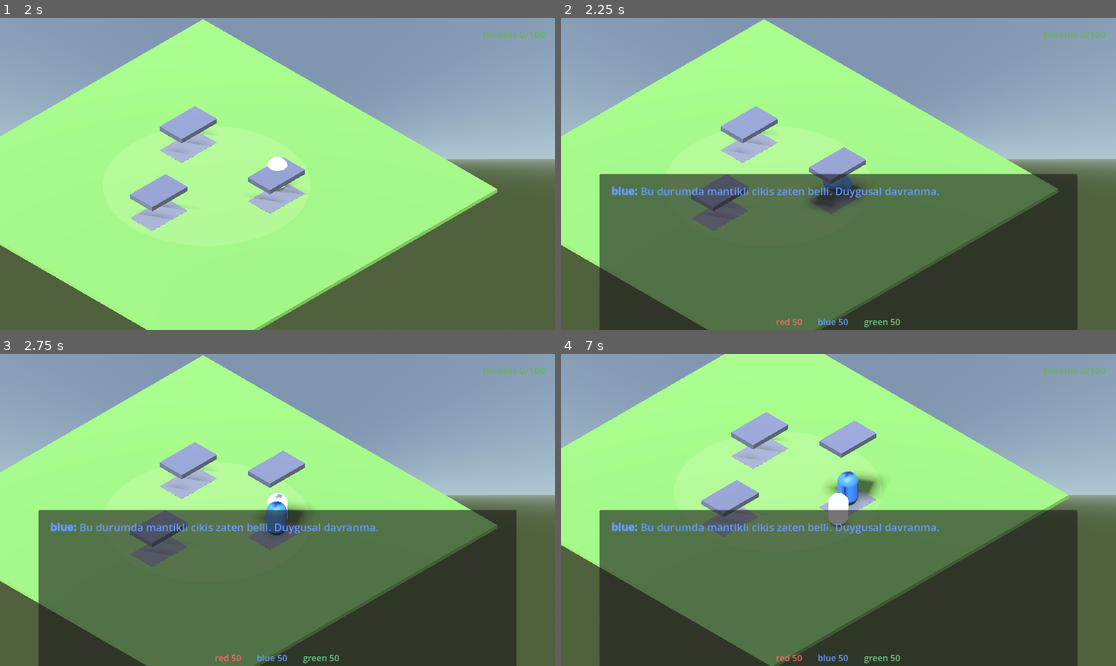
Above: before the commit, frames 1-4 (two rows, left to right).
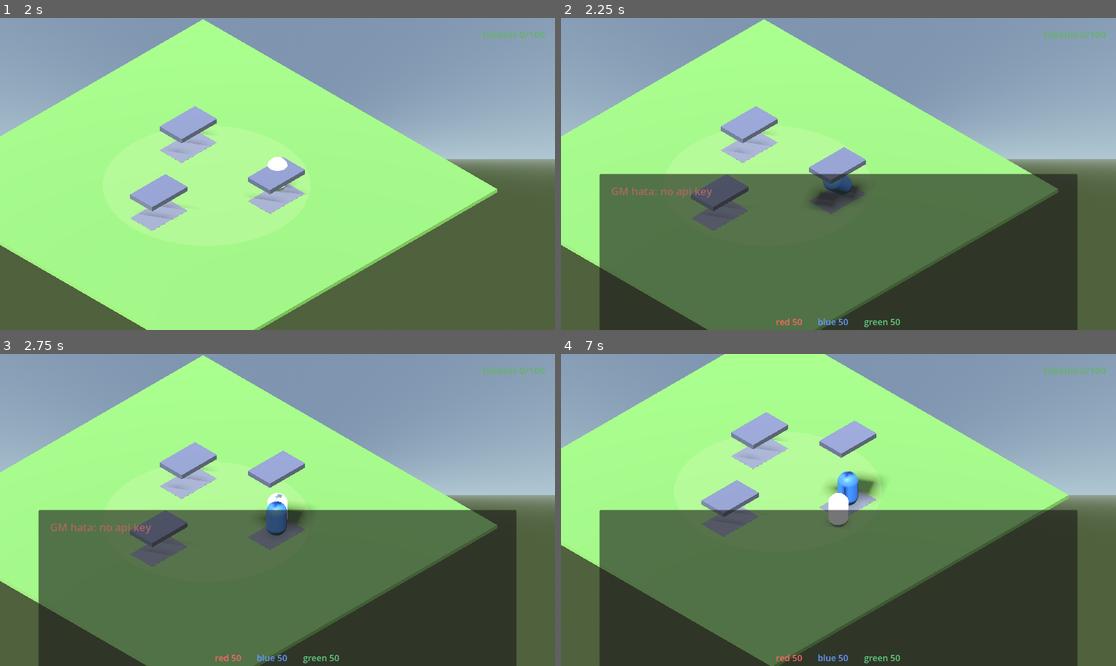
Above: after the commit, the same moments.

Repository: gokselozgur5/goske
Game: Godot game, scene res://main.tscn
The game is run twice, just before and just after one commit, with the same random seed, the same clock (stepped at 60 frames per second) and the same inputs.
Inputs (mouse positions are in pixels of both pictures, inside the frame that each line leads up to):
- Up to frame 1 (2 s): tap Enter (ui_accept) at 0.5, 0.77 s; move the mouse to (399, 158) at 0.52 s; hold Right (ui_right) 0.53-1.25 s; tap Space at 0.6 s; click (399, 158) at 0.67 s; drag from (166, 189) to (249, 236) at 1.27 s
- Up to frame 2 (2.25 s): tap Enter (ui_accept) at 2 s; move the mouse to (894, 105) at 2.02 s; hold Right (ui_right) from 2.03 s (still down); tap Backspace at 2.1 s
- Up to frame 3 (2.75 s): keep holding Right (ui_right)
- Up to frame 4 (7 s): release Right (ui_right) at 2.75 s; drag from (810, 572) to (672, 463) at 2.77 s; tap Enter (ui_accept) at 3.5, 3.77, 5, 6.5, 6.77 s; move the mouse to (1005, 556) at 3.52 s; hold Left (ui_left) 3.53-4.25 s; tap Ctrl at 3.6 s; tap Escape (ui_cancel) at 4.15 s; drag from (672, 463) to (755, 432) at 4.27 s; move the mouse to (866, 510) at 5.02 s; hold Down (ui_down) 5.03-5.75 s; tap Delete at 5.1 s; click (866, 510) at 5.17 s; drag from (755, 432) to (727, 525) at 5.77 s; move the mouse to (960, 494) at 6.52 s; hold Up (ui_up) from 6.53 s (still down); tap Tab at 6.6 s

Frame 1 is identical in both runs. In frame 2, 0.8% of the frame differs, in the area x 9-69%, y 53-58%; in frame 3, 0.8%; in frame 4, 0.7%.

Commit message:
refactor: single Game Master LLM call instead of per-alter parallel
Rename llm_client.gd -> game_master.gd. One LLM acts as FRP/DM
director: decides who speaks each turn, manages world events, handles
all characters (alters + future NPCs) from one structured JSON response.

- Single API call per turn instead of N parallel
- Response: {speakers: [{id, line, trust_delta}], world_events, narration}
- Conversation parses multi-speaker turn into history + applies events
- main.tscn: LLMClient -> GameMaster node, drop stale uid in ext_resource
- History stripped to {role, content} before send (Anthropic rejects extras)
- world_state context (trust, exhaustion, unlocked, silenced) sent each turn

Diff:
--- a/conversation.gd
+++ b/conversation.gd
@@ -1,13 +1,9 @@
 extends Control
 
-# Multi-alter conversation. Bir alter trigger ettiginde tum alter'lar
-# katilir (manifesto: alter'lar zihindeki sesler). Cikis sadece ESC.
-
-const FALLBACK_LINES := {
-	"red": "Soylemen gerekeni soylemiyorsun. Ben soyleyebilirim.",
-	"blue": "Bu durumda mantikli cikis zaten belli. Duygusal davranma.",
-	"green": "Belki herkes iyi niyetlidir. Gormek istemedigin yer orasi.",
-}
+# Conversation UI + Game Master entegrasyonu.
+# Tek API call, GM tum karakterleri yonetir, multi-speaker response.
+
+const FALLBACK_GREETING := "..."
 
 @onready var history_label: RichTextLabel = $Panel/Margin/VBox/HistoryScroll/History
 @onready var input_line: LineEdit = $Panel/Margin/VBox/InputLine
@@ -16,19 +12,17 @@
 @onready var trust_green: Label = $Panel/Margin/VBox/TrustBar/TrustGreen
 
 var participants: Array[String] = []
-# history entry: {"role": "user|assistant", "content": "...", "alter_id": ""}
+# history entry: {role, content, alter_id}
 var history: Array = []
-# Daha once initial line atan alter'lar - aciliylikta tekrar atmasin
 var greeted_alters: Array[String] = []
 
 func _ready() -> void:
 	add_to_group("conversation_ui")
 	hide()
 	input_line.text_submitted.connect(_on_user_submit)
-	# Trust state degisikligini dinle
-	call_deferred("_connect_trust_signal")
-
-func _connect_trust_signal() -> void:
+	call_deferred("_connect_state_signals")
+
+func _connect_state_signals() -> void:
 	var gs := get_tree().get_first_node_in_group("game_state")
 	if gs:
 		if not gs.trust_changed.is_connected(_on_trust_changed):
@@ -40,43 +34,6 @@
 	_refresh_all_trust_labels()
 	_refresh_exhaustion_label()
 
-func _on_exhaustion_changed(new_value: int) -> void:
-	_refresh_exhaustion_label()
-
-func _refresh_exhaustion_label() -> void:
-	var ex_label: Label = get_node_or_null("/root/Main/UI/ExhaustionLabel")
-	if ex_label == null:
-		return
-	var gs := get_tree().get_first_node_in_group("game_state")
-	if gs == null:
-		return
-	ex_label.text = "tukenis %d/100" % gs.exhaustion
-	# Renk degisimi: dusuk yesilimsi, yuksek kirmizimsi
-	var t: float = float(gs.exhaustion) / 100.0
-	ex_label.add_theme_color_override("font_color", Color(0.4 + t * 0.6, 0.7 - t * 0.4, 0.4 - t * 0.3, 1.0))
-
-func _on_alter_silenced(alter_id: String) -> void:
-	# Konusma history'sine bildirim, participants'tan cikar
-	if visible:
-		history_label.append_text("[color=#888888]— %s alter sessizlesti, kapsule geri kapandi —[/color]\n" % alter_id)
-	participants.erase(alter_id)
-
-func _on_trust_changed(alter_id: String, new_value: int) -> void:
-	_set_trust_label(alter_id, new_value)
-
-func _refresh_all_trust_labels() -> void:
-	var gs := get_tree().get_first_node_in_group("game_state")
-	if gs == null:
-		return
-	for aid in ["red", "blue", "green"]:
-		_set_trust_label(aid, gs.get_trust(aid))
-
-func _set_trust_label(alter_id: String, value: int) -> void:
-	match alter_id:
-		"red": if trust_red: trust_red.text = "red %d" % value
-		"blue": if trust_blue: trust_blue.text = "blue %d" % value
-		"green": if trust_green: trust_green.text = "green %d" % value
-
 func _unhandled_input(event: InputEvent) -> void:
 	if visible and event.is_action_pressed("ui_cancel"):
 		close()
@@ -85,7 +42,7 @@
 func is_open() -> bool:
 	return visible
 
-# Bir alter trigger eder, tum alter'lar conversation'a katilir
+# Pod acildiginda cagrilir
 func start_with_trigger(triggering_alter_id: String) -> void:
 	if visible:
 		return
@@ -99,61 +56,110 @@
 		if a.alter_id != triggering_alter_id:
 			if gs == null or (gs.is_unlocked(a.alter_id) and not gs.is_silenced(a.alter_id)):
 				ordered_ids.append(a.alter_id)
-	var llm := get_node_or_null("/root/Main/LLMClient")
 	for aid in ordered_ids:
 		if aid in greeted_alters:
-			# Zaten konusmus, sadece participant olarak restore
 			if not aid in participants:
 				participants.append(aid)
 		else:
-			# Yeni alter, ilk satirini iste
-			_request_initial(aid, llm)
-
-func _request_initial(alter_id: String, llm) -> void:
-	if llm == null:
-		_add_participant_with_initial(alter_id, FALLBACK_LINES.get(alter_id, "..."))
-		return
-	var ctx := _context_for(alter_id)
+			# Yeni alter — GM'ye "X uyandi, ne diyor?" tarzi otomatik mesaj
+			_request_alter_awakening(aid)
+			participants.append(aid)
+			greeted_alters.append(aid)
+
+func _request_alter_awakening(alter_id: String) -> void:
+	var gm := get_node_or_null("/root/Main/GameMaster")
+	if gm == null:
+		_append_alter_line(alter_id, FALLBACK_GREETING)
+		return
+	# History'e bir "kanka" mesaji koymadan, tek seferlik trigger
+	var temp_history: Array = history.duplicate()
+	temp_history.append({
+		"role": "user",
+		"content": "[%s alter henuz uyandi (kapsulden cikti). SADECE %s konussun, ilk sozunu soylesin.]" % [alter_id, alter_id],
+	})
+	gm.request_turn(temp_history, _world_state(), _on_gm_turn)
+
+func _on_gm_turn(turn: Dictionary, error: String) -> void:
+	if not is_open():
+		return
+	if error != "":
+		history_label.append_text("[color=#aa6666]GM hata: %s[/color]\n" % error)
+		return
+	# Speakers
+	var speakers: Array = turn.get("speakers", [])
+	for sp in speakers:
+		var sid: String = str(sp.get("id", ""))
+		var line: String = str(sp.get("line", ""))
+		var trust_delta: int = int(sp.get("trust_delta", 0))
+		if sid == "" or line == "":
+			continue
+		_append_alter_line(sid, line)
+		if trust_delta != 0:
+			_apply_trust_delta(sid, trust_delta)
+	# Narration (opsiyonel) — narrator speaker olarak history'e ekle
+	var narration: String = str(turn.get("narration", "")).strip_edges()
+	if narration != "":
+		_append_alter_line("narrator", narration)
+	# World events
+	var events: Array = turn.get("world_events", [])
+	var gs := get_tree().get_first_node_in_group("game_state")
+	for ev in events:
+		_apply_world_event(ev, gs)
+	# Default tukenis (GM event vermediyse) — alter konustuysa exhaustion +5 per speaker
+	if gs and not _events_have_exhaustion(events) and speakers.size() > 0:
+		gs.add_exhaustion(gs.EXHAUSTION_PER_RESPONSE * speakers.size())
+
+func _events_have_exhaustion(events: Array) -> bool:
+	for ev in events:
+		if ev.get("type", "") == "exhaustion_delta":
+			return true
+	return false
+
+func _apply_world_event(ev: Dictionary, gs) -> void:
+	if gs == null:
+		return
+	var t: String = str(ev.get("type", ""))
+	match t:
+		"exhaustion_delta":
+			var amt: int = int(ev.get("amount", 0))
+			if amt != 0:
+				gs.add_exhaustion(amt)
+		"npc_affected":
+			# NPC sistemi henuz yok - log
+			print("[GM] npc_affected: ", ev)
+		_:
+			print("[GM] bilinmeyen world_event: ", ev)
+
+func _apply_trust_delta(alter_id: String, delta: int) -> void:
+	if delta == 0:
+		return
 	var gs := get_tree().get_first_node_in_group("game_state")
 	if gs:
-		gs.record_alter_engagement(alter_id)
-	llm.request_alter_line(alter_id, ctx, _on_initial_response)
-
-func _on_initial_response(alter_id: String, raw: String, error: String) -> void:
-	if not is_open():
-		return
-	if error != "" or raw == "":
-		_add_participant_with_initial(alter_id, FALLBACK_LINES.get(alter_id, "..."))
-		return
-	var parsed := _parse_alter_response(raw)
-	_add_participant_with_initial(alter_id, parsed["line"])
-	_apply_trust_delta(alter_id, parsed["trust_delta"])
-
-func _add_participant_with_initial(alter_id: String, initial_line: String) -> void:
-	if alter_id in participants:
-		return
-	participants.append(alter_id)
-	if not alter_id in greeted_alters:
-		greeted_alters.append(alter_id)
-	_append_alter_line(alter_id, initial_line)
+		gs.adjust_trust(alter_id, delta)
+
+func close() -> void:
+	hide()
+	participants.clear()
 
 func _open_ui() -> void:
-	# History korunur — label'i tazele
 	history_label.clear()
 	for entry in history:
 		var aid: String = entry.get("alter_id", "")
+		# History'de content "[X alter]: ..." prefix'li, sadece line kismini cikar
+		var raw_content: String = str(entry["content"])
+		var line_only: String = raw_content
+		var idx := raw_content.find("]: ")
+		if idx != -1:
+			line_only = raw_content.substr(idx + 3)
 		if aid == "":
-			history_label.append_text("[color=#dddddd][b]kanka:[/b] %s[/color]\n" % entry["content"])
+			history_label.append_text("[color=#dddddd][b]kanka:[/b] %s[/color]\n" % raw_content)
+		elif aid == "narrator":
+			history_label.append_text("[color=#d4c5a0][i]%s[/i][/color]\n" % line_only)
 		else:
 			var color := _color_for_alter(aid)
-			history_label.append_text("[color=%s][b]%s:[/b] %s[/color]\n" % [color, aid, entry["content"]])
+			history_label.append_text("[color=%s][b]%s:[/b] %s[/color]\n" % [color, aid, line_only])
 	show()
 	input_line.grab_focus()
-
-func close() -> void:
-	hide()
-	participants.clear()
-	# history korunur — alter'lar bir sonraki acilista hatirlasin
 
 func _on_user_submit(text: String) -> void:
 	var trimmed := text.strip_edges()
@@ -166,16 +172,23 @@
 	if participants.is_empty():
 		return
 	_append_user_line(trimmed)
-	var llm := get_node_or_null("/root/Main/LLMClient")
-	if llm == null:
-		return
-	var gs := get_tree().get_first_node_in_group("game_state")
-	for alter_id in participants:
-		if gs and gs.is_silenced(alter_id):
-			continue
-		var hist := _build_history_for(alter_id)
-		var ctx := _context_for(alter_id)
-		llm.request_alter_response(alter_id, hist, ctx, _on_alter_response)
+	var gm := get_node_or_null("/root/Main/GameMaster")
+	if gm == null:
+		return
+	gm.request_turn(history, _world_state(), _on_gm_turn)
+
+func _world_state() -> Dictionary:
+	var gs := get_tree().get_first_node_in_group("game_state")
+	if gs == null:
+		return {}
+	return {
+		"trust": gs.alter_trust,
+		"exhaustion": gs.exhaustion,
+		"unlocked_alters": gs.unlocked_alters,
+		"silenced_alters": gs.silenced_alters,
+		"comfort_exits": gs.comfort_exits,
+		"play_seconds": gs.play_seconds(),
+	}
 
 func _reset_conversation() -> void:
 	history.clear()
@@ -188,88 +201,62 @@
 			gs.alter_trust[aid] = gs.TRUST_DEFAULT
 			gs.trust_changed.emit(aid, gs.TRUST_DEFAULT)
 
-func _on_alter_response(alter_id: String, raw: String, error: String) -> void:
-	if not is_open():
-		return
-	if error != "":
-		_append_alter_line(alter_id, "(hata: %s)" % error)
-		return
-	var parsed := _parse_alter_response(raw)
-	_append_alter_line(alter_id, parsed["line"])
-	_apply_trust_delta(alter_id, parsed["trust_delta"])
-	# Tukenis ekonomisi: her alter cevabi tukenisi artirir
-	var gs := get_tree().get_first_node_in_group("game_state")
-	if gs:
-		gs.add_exhaustion(gs.EXHAUSTION_PER_RESPONSE)
-
-func _parse_alter_response(raw: String) -> Dictionary:
-	# LLM bazen JSON'i markdown code block icine sariyor; temizle
-	var cleaned := raw.strip_edges()
-	if cleaned.begins_with("```"):
-		var first_newline := cleaned.find("\n")
-		if first_newline != -1:
-			cleaned = cleaned.substr(first_newline + 1)
-		if cleaned.ends_with("```"):
-			cleaned = cleaned.substr(0, cleaned.length() - 3)
-		cleaned = cleaned.strip_edges()
-	var parsed = JSON.parse_string(cleaned)
-	if parsed is Dictionary and parsed.has("line"):
-		return {
-			"line": str(parsed.get("line", raw)),
-			"trust_delta": int(parsed.get("trust_delta", 0)),
-		}
-	return {"line": raw, "trust_delta": 0}
-
-func _apply_trust_delta(alter_id: String, delta: int) -> void:
-	if delta == 0:
-		return
-	var gs := get_tree().get_first_node_in_group("game_state")
-	if gs:
-		gs.adjust_trust(alter_id, delta)
-
-func _build_history_for(alter_id: String) -> Array:
-	var msgs: Array = []
-	var pending: Array = []
-	for entry in history:
-		var entry_alter: String = entry.get("alter_id", "")
-		if entry_alter == alter_id:
-			if pending.size() > 0:
-				msgs.append({"role": "user", "content": _join(pending, "\n")})
-				pending = []
-			msgs.append({"role": "assistant", "content": entry["content"]})
-		else:
-			var prefix := ""
-			if entry_alter == "":
-				prefix = "kanka: "
-			else:
-				prefix = "[%s alter]: " % entry_alter
-			pending.append(prefix + entry["content"])
-	if pending.size() > 0:
-		msgs.append({"role": "user", "content": _join(pending, "\n")})
-	return msgs
-
-func _join(arr: Array, sep: String) -> String:
-	var out := ""
-	for i in range(arr.size()):
-		if i > 0:
-			out += sep
-		out += str(arr[i])
-	return out
+func _on_trust_changed(_alter_id: String, new_value: int) -> void:
+	_set_trust_label(_alter_id, new_value)
+
+func _on_alter_silenced(alter_id: String) -> void:
+	if visible:
+		history_label.append_text("[color=#888888]— %s alter sessizlesti, kapsule geri kapandi —[/color]\n" % alter_id)
+	participants.erase(alter_id)
+
+func _on_exhaustion_changed(_new_value: int) -> void:
+	_refresh_exhaustion_label()
+
+func _refresh_exhaustion_label() -> void:
+	var ex_label: Label = get_node_or_null("/root/Main/UI/ExhaustionLabel")
+	if ex_label == null:
+		return
+	var gs := get_tree().get_first_node_in_group("game_state")
+	if gs == null:
+		return
+	ex_label.text = "tukenis %d/100" % gs.exhaustion
+	var t: float = float(gs.exhaustion) / 100.0
+	ex_label.add_theme_color_override("font_color", Color(0.4 + t * 0.6, 0.7 - t * 0.4, 0.4 - t * 0.3, 1.0))
+
+func _refresh_all_trust_labels() -> void:
+	var gs := get_tree().get_first_node_in_group("game_state")
+	if gs == null:
+		return
+	for aid in ["red", "blue", "green"]:
+		_set_trust_label(aid, gs.get_trust(aid))
+
+func _set_trust_label(alter_id: String, value: int) -> void:
+	match alter_id:
+		"red":
+			if trust_red:
+				trust_red.text = "red %d" % value
+		"blue":
+			if trust_blue:
+				trust_blue.text = "blue %d" % value
+		"green":
+			if trust_green:
+				trust_green.text = "green %d" % value
 
 func _append_user_line(t: String) -> void:
 	history.append({"role": "user", "content": t, "alter_id": ""})
 	history_label.append_text("[color=#dddddd][b]kanka:[/b] %s[/color]\n" % t)
 
 func _append_alter_line(alter_id: String, t: String) -> void:
-	history.append({"role": "assistant", "content": t, "alter_id": alter_id})
+	if alter_id == "narrator":
+		var nar_content := "[narrator]: %s" % t
+		history.append({"role": "user", "content": nar_content, "alter_id": alter_id})
+		# BG3 tarzi italic + krem, name prefix yok
+		history_label.append_text("[color=#d4c5a0][i]%s[/i][/color]\n" % t)
+		return
+	var content := "[%s alter]: %s" % [alter_id, t]
+	history.append({"role": "user", "content": content, "alter_id": alter_id})
 	var color := _color_for_alter(alter_id)
 	history_label.append_text("[color=%s][b]%s:[/b] %s[/color]\n" % [color, alter_id, t])
-
-func _context_for(alter_id: String) -> Dictionary:
-	var gs := get_tree().get_first_node_in_group("game_state")
-	if gs:
-		return gs.context_for(alter_id)
-	return {}
 
 func _color_for_alter(id: String) -> String:
 	match id:
--- /dev/null
+++ b/game_master.gd
@@ -0,0 +1,169 @@
+extends Node
+
+# Game Master: tum karakterleri (alters + NPC'ler) tek LLM call ile yonetir.
+# FRP/DM mantigi - dramatic director, hangi karakter konusur, dunyada ne olur
+# tek zihin karar verir. Manifesto: "AI must be structural, not cosmetic".
+#
+# Public API:
+#   request_turn(history, world_state, on_complete)
+#     on_complete(turn: Dictionary, error: String)
+#     turn = {"speakers": [{id, line, trust_delta}], "world_events": [...]}
+
+const API_URL := "https://api.anthropic.com/v1/messages"
+const ANTHROPIC_VERSION := "2023-06-01"
+const MODEL := "claude-haiku-4-5-20251001"
+const MAX_TOKENS := 1000
+
+var api_key: String = ""
+var personas_node: Node = null
+
+const SYSTEM_BASE := """Sen Goske oyununun GAME MASTER'isin. FRP'deki DM gibi: tum karakterleri sen oynursun, dunyayi sen yonetirsin, dramatik direktor olarak kim ne zaman konusur sen secersin.
+
+OYUN: Goske bir yazilimci, hibrit, etrafindaki insanlar ona kavanozun icindeymis gibi uzak gelir. Iceride alter'lari (kendisi'nin baska yorumlanmis halleri) var. Disarida insanlar (NPC'ler) var. Yabancilasma teması.
+
+OYUNCU: kanka, Goske'yi yonetir. Free text yazar, sen yorumlarsin.
+
+KURAL:
+- Her turn'de hangi karakter(ler)in konusacagina SEN karar verirsin
+- Hepsinin konusmasi gerekmez. Bir alter susabilir, sadece bazilari konusabilir, vb. Anlamli sec.
+- Sessizlestirilmis (silenced) karakterler ASLA konusmaz
+- "narrator" karakterini BG3'teki Narrator gibi kullan: sahne atmosferi, Goske'nin ic durumu, mekan tasviri, alter'larin gorulmemis tepkileri. Her turn'de bir narrator satiri olabilir, bazen olmayabilir, bazen sadece narrator konusur (alter'lar susup sahne atmosferi onemli oldugunda).
+- Asik fazla konusturma — manifesto: density > volume
+- Trust deltalari her speaker icin ayri (-5 ile +5 arasi int)
+- World events: exhaustion_delta (int), npc_affected (intensity 0-1)
+- Cevabin SADECE asagidaki JSON formatinda, baska hicbir sey YOK:
+
+{
+  "speakers": [
+    {"id": "<karakter_id>", "line": "<soyledikleri>", "trust_delta": <int>}
+  ],
+  "world_events": [
+    {"type": "exhaustion_delta", "amount": <int>},
+    {"type": "npc_affected", "npc_id": "<id>", "intensity": <float>}
+  ],
+  "narration": "<opsiyonel sahne notu, bos string olabilir>"
+}
+
+Turkce konus. Konvansiyonel RP cevaplari verme - manifesto: 'controlled ambiguity is a tool, not a flaw'."""
+
+func _ready() -> void:
+	_load_api_key()
+	personas_node = get_node_or_null("/root/Main/AlterPersonas")
+
+func _load_api_key() -> void:
+	var cfg := ConfigFile.new()
+	var err := cfg.load("res://secrets.cfg")
+	if err != OK:
+		push_error("[GM] secrets.cfg yuklenemedi: %s" % err)
+		return
+	api_key = cfg.get_value("anthropic", "api_key", "")
+	if api_key == "":
+		push_error("[GM] api_key bos")
+
+func request_turn(history: Array, world_state: Dictionary, on_complete: Callable) -> void:
+	if api_key == "":
+		on_complete.call({}, "no api key")
+		return
+	if personas_node == null:
+		personas_node = get_node_or_null("/root/Main/AlterPersonas")
+
+	var system := _build_system_prompt(world_state)
+	# Anthropic API sadece role + content kabul eder; ekstra field'lari temizle
+	var msgs: Array = []
+	for entry in history:
+		msgs.append({
+			"role": str(entry.get("role", "user")),
+			"content": str(entry.get("content", "")),
+		})
+	if msgs.is_empty() or msgs[0].get("role", "") != "user":
+		msgs.insert(0, {"role": "user", "content": "[oyun basliyor]"})
+
+	var body := {
+		"model": MODEL,
+		"max_tokens": MAX_TOKENS,
+		"system": system,
+		"messages": msgs,
+	}
+
+	var headers := PackedStringArray([
+		"x-api-key: " + api_key,
+		"anthropic-version: " + ANTHROPIC_VERSION,
+		"content-type: application/json",
+	])
+
+	var http := HTTPRequest.new()
+	add_child(http)
+	http.request_completed.connect(_on_response.bind(http, on_complete))
+
+	var err := http.request(API_URL, headers, HTTPClient.METHOD_POST, JSON.stringify(body))
+	if err != OK:
+		on_complete.call({}, "http request error: %s" % err)
+		http.queue_free()
+
+func _build_system_prompt(world_state: Dictionary) -> String:
+	var parts := PackedStringArray()
+	parts.append(SYSTEM_BASE)
+
+	parts.append("\n--- KARAKTERLER ---")
+	if personas_node:
+		for aid in personas_node.PERSONAS.keys():
+			var c: Dictionary = personas_node.PERSONAS[aid]
+			parts.append("\n[id: %s] %s — %s" % [aid, c.get("name", aid), c.get("core", "")])
+			parts.append("  Sifatlar: %s" % ", ".join(_to_packed(c.get("traits", []))))
+			parts.append("  Asla: %s" % ", ".join(_to_packed(c.get("forbidden", []))))
+			parts.append("  Ses: %s" % c.get("voice", ""))
+			var examples: Array = c.get("examples", [])
+			if examples.size() > 0:
+				parts.append("  Ornek satir: \"%s\"" % str(examples[0]))
+
+	if not world_state.is_empty():
+		parts.append("\n--- DUNYA STATE ---")
+		parts.append(JSON.stringify(world_state))
+
+	return "\n".join(parts)
+
+func _on_response(result: int, response_code: int, _headers: PackedStringArray, body: PackedByteArray, http: HTTPRequest, on_complete: Callable) -> void:
+	http.queue_free()
+	if result != HTTPRequest.RESULT_SUCCESS:
+		on_complete.call({}, "result: %s" % result)
+		return
+	if response_code != 200:
+		on_complete.call({}, "http %s: %s" % [response_code, body.get_string_from_utf8()])
+		return
+	var parsed = JSON.parse_string(body.get_string_from_utf8())
+	if parsed == null or not parsed is Dictionary:
+		on_complete.call({}, "json parse failed")
+		return
+	if not parsed.has("content"):
+		on_complete.call({}, "no content field")
+		return
+	var content_arr = parsed["content"]
+	if not (content_arr is Array and content_arr.size() > 0 and content_arr[0].has("text")):
+		on_complete.call({}, "unexpected content shape")
+		return
+	var raw_text: String = content_arr[0]["text"].strip_edges()
+	var turn := _parse_turn_json(raw_text)
+	if turn.is_empty():
+		on_complete.call({}, "turn json parse failed: %s" % raw_text.substr(0, 200))
+		return
+	on_complete.call(turn, "")
+
+func _parse_turn_json(raw: String) -> Dictionary:
+	var cleaned := raw
+	if cleaned.begins_with("```"):
+		var first_newline := cleaned.find("\n")
+		if first_newline != -1:
+			cleaned = cleaned.substr(first_newline + 1)
+		if cleaned.ends_with("```"):
+			cleaned = cleaned.substr(0, cleaned.length() - 3)
+		cleaned = cleaned.strip_edges()
+	var parsed = JSON.parse_string(cleaned)
+	if parsed is Dictionary and parsed.has("speakers"):
+		return parsed
+	return {}
+
+func _to_packed(arr: Array) -> PackedStringArray:
+	var p := PackedStringArray()
+	for item in arr:
+		p.append(str(item))
+	return p
--- a/main.tscn
+++ b/main.tscn
@@ -3,7 +3,7 @@
 [ext_resource type="Script" uid="uid://boyah0h572vve" path="res://player.gd" id="1_player_script"]
 [ext_resource type="Script" uid="uid://byqdhdyv0iu55" path="res://alter.gd" id="2_alter_script"]
 [ext_resource type="Script" uid="uid://bgrqpnxh3eh7k" path="res://conversation.gd" id="3_conversation_script"]
-[ext_resource type="Script" uid="uid://d31reepjbkfia" path="res://llm_client.gd" id="4_llm_script"]
+[ext_resource type="Script" path="res://game_master.gd" id="4_llm_script"]
 [ext_resource type="Script" path="res://game_state.gd" id="5_state_script"]
 [ext_resource type="Script" path="res://alter_personas.gd" id="6_personas_script"]
 [ext_resource type="Script" path="res://pod.gd" id="7_pod_script"]
@@ -86,7 +86,7 @@
 
 [node name="Main" type="Node3D" unique_id=1537371910]
 
-[node name="LLMClient" type="Node" parent="." unique_id=908019963]
+[node name="GameMaster" type="Node" parent="." unique_id=908019963]
 script = ExtResource("4_llm_script")
 
 [node name="GameState" type="Node" parent="."]
Not shown, added: game_master.gd.uid
